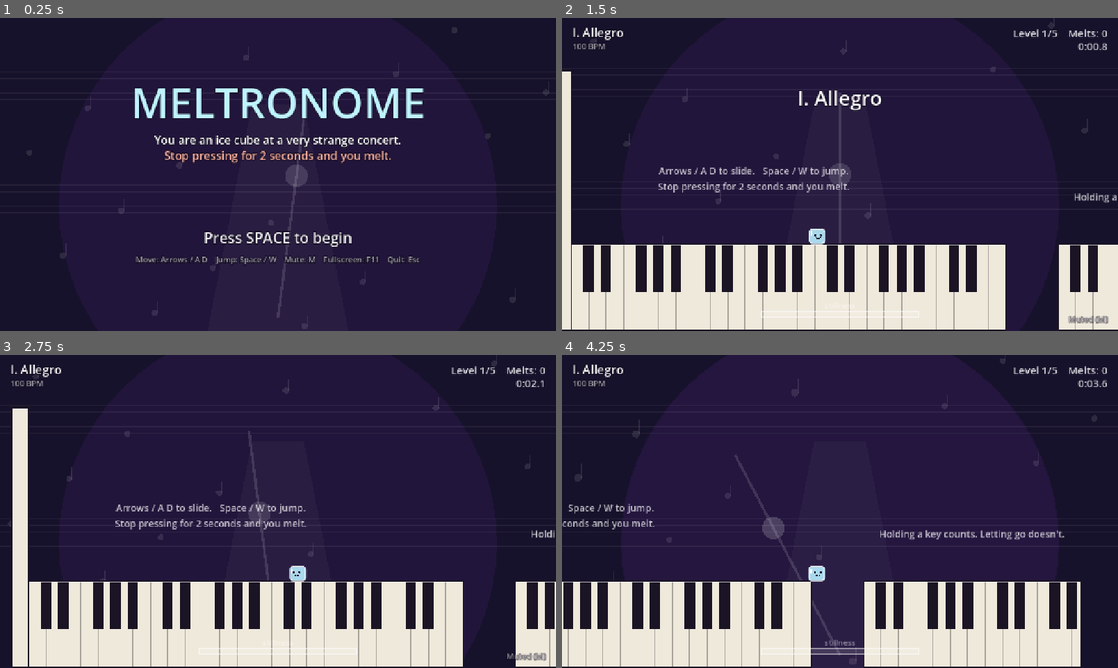
Above: before the commit, frames 1-4 (two rows, left to right).
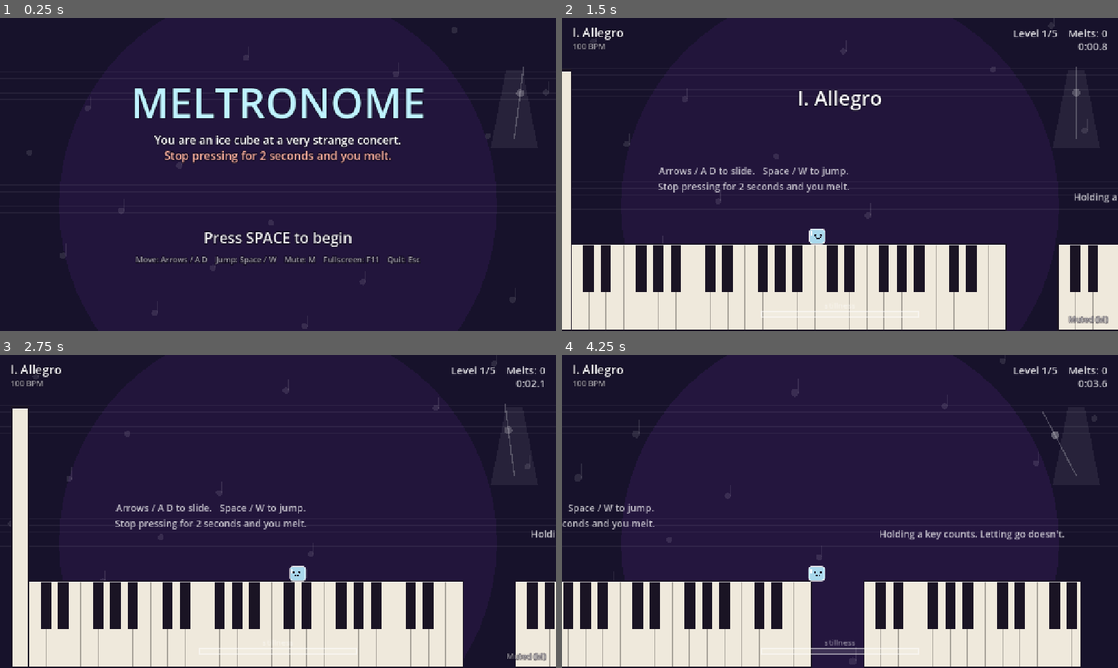
Above: after the commit, the same moments.

Repository: lazywarp/OctAIJam
Game: Godot game, scene res://scenes/main.tscn
The game is run twice, just before and just after one commit, with the same random seed, the same clock (stepped at 60 frames per second) and the same inputs.
Inputs (mouse positions are in pixels of both pictures, inside the frame that each line leads up to):
- Up to frame 1 (0.25 s): no input
- Up to frame 2 (1.5 s): tap Enter at 0.5 s; move the mouse to (962, 158) at 0.52 s; hold Right (move_right) from 0.53 s (still down); tap Z at 0.6 s; click (962, 158) at 0.67 s; tap Space (jump) at 0.77 s; move the mouse to (728, 190) at 1.27 s; tap M at 1.35 s
- Up to frame 3 (2.75 s): tap Space (jump) at 1.52 s; move the mouse to (333, 442) at 2.02 s; release Right (move_right) at 2.03 s; hold Left (move_left) from 2.03 s (still down); tap Z at 2.1 s
- Up to frame 4 (4.25 s): move the mouse to (812, 574) at 2.77 s; release Left (move_left) at 2.78 s; hold Right (move_right) from 2.78 s (still down); tap M at 2.85 s; click (812, 574) at 2.92 s; tap Space (jump) at 3.02, 3.77 s; move the mouse to (1006, 558) at 3.52 s; tap Z at 3.6 s

The runs differ from the first frame. In frame 1, 0.5% of the frame differs, in the area x 49-95%, y 15-96%; in frame 2, 0.5%; in frame 3, 0.5%; in frame 4, 0.6%, in the area x 31-93%, y 18-96%.

Commit message:
Try: small corner metronome so it never sits behind the play area
Scales the background metronome to about a third and moves it to the
top-right corner. Test build for the background/pendulum confusion.

Co-Authored-By: Claude Opus 5.5 <noreply@anthropic.com>

Diff:
--- a/scripts/background.gd
+++ b/scripts/background.gd
@@ -17,17 +17,19 @@
 
 	draw_circle(Vector2(vp.x * 0.5, vp.y * 0.6), vp.y * 0.7, Color(0.35, 0.15, 0.55, 0.16 + 0.05 * pulse))
 
-	# The metronome swings to an extreme on every tick.
-	var base := Vector2(vp.x * 0.5, vp.y + 40.0)
+	# A small metronome in the top-right corner, clear of the play area. It swings to an
+	# extreme on every tick.
+	var k := 0.32
+	var base := Vector2(vp.x - 96.0, 300.0)
 	draw_colored_polygon(PackedVector2Array([
-		base + Vector2(-170, 0), base + Vector2(170, 0), base + Vector2(60, -560), base + Vector2(-60, -560)
-	]), Color(1, 1, 1, 0.035))
+		base + Vector2(-170, 0) * k, base + Vector2(170, 0) * k, base + Vector2(60, -560) * k, base + Vector2(-60, -560) * k
+	]), Color(1, 1, 1, 0.07))
 	var swing: float = main.swing()
 	var angle := swing * 0.5
-	var pivot := base + Vector2(0, -70)
+	var pivot := base + Vector2(0, -70) * k
 	var dir := Vector2(sin(angle), -cos(angle))
-	draw_line(pivot, pivot + dir * 520.0, Color(1, 1, 1, 0.13), 6.0)
-	draw_circle(pivot + dir * 330.0, 26.0, Color(1, 1, 1, 0.12 + 0.08 * pulse))
+	draw_line(pivot, pivot + dir * 520.0 * k, Color(1, 1, 1, 0.22), 3.0)
+	draw_circle(pivot + dir * 330.0 * k, 9.0, Color(1, 1, 1, 0.2 + 0.15 * pulse))
 
 	# Staves drift with a little parallax.
 	for st in 3:
